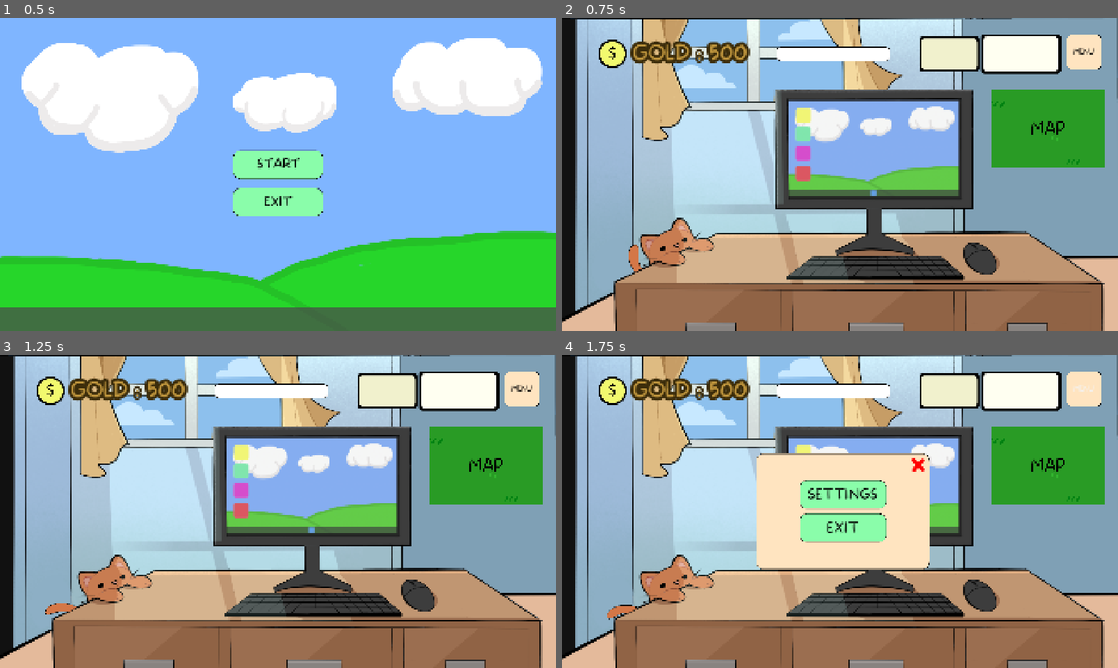
Above: before the commit, frames 1-4 (two rows, left to right).
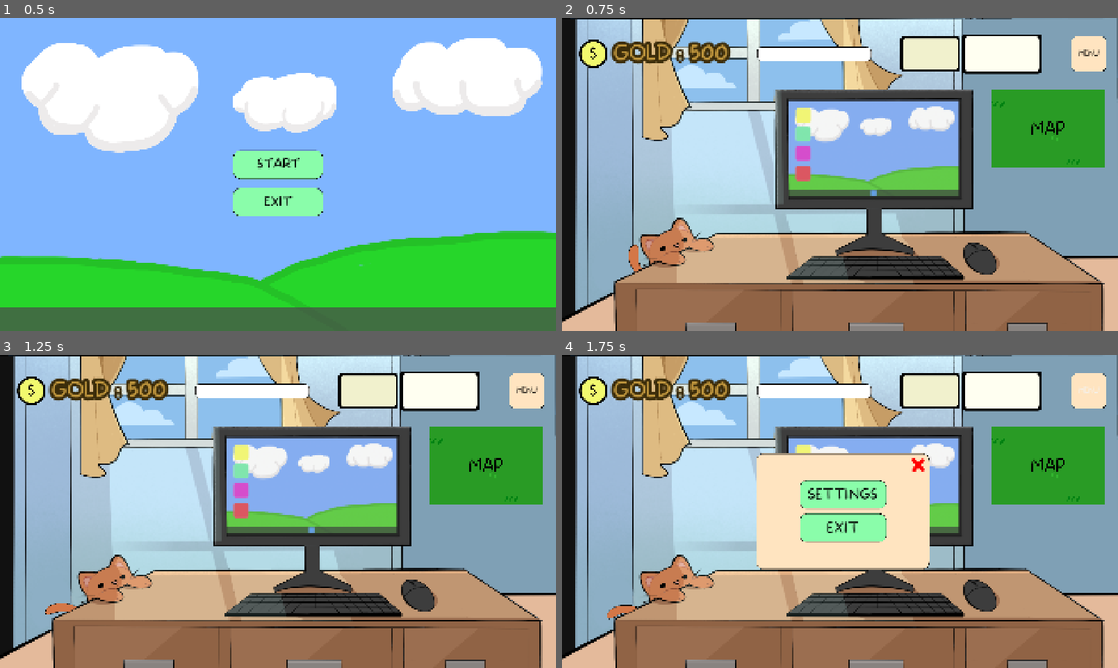
Above: after the commit, the same moments.

Repository: Gray-Alec58/gam-capstone
Game: Godot game, scene res://Scenes/start_screen.tscn
Two runs of this game, one before a commit and one after it. Both use one fixed random seed, a clock stepped at 60 frames per second and the inputs below.
Inputs:
- Up to frame 1 (0.5 s): no input
- Up to frame 2 (0.75 s): click "START" at 0.5 s
- Up to frame 3 (1.25 s): no input
- Up to frame 4 (1.75 s): click "MENU" at 1.25 s

Frame 1 is identical in both runs. In frame 2, 4.0% of the frame differs, in the area x 3-98%, y 5-18%; in frame 3, 4.0%; in frame 4, 4.0%.

Commit message:
moved menu button into info bar
small change

Diff:
--- a/Scenes/office_ui.tscn
+++ b/Scenes/office_ui.tscn
@@ -14,36 +14,36 @@
 [ext_resource type="Texture2D" uid="uid://c7v82mmkf51xb" path="res://Art/UI_Exports/InfoBar/YearBox.png" id="11_uloks"]
 [ext_resource type="Texture2D" uid="uid://botjgi14ds21y" path="res://Art/UI_Exports/InfoBar/MonthDayBox.png" id="12_p4v6u"]
 
+[sub_resource type="StyleBoxTexture" id="StyleBoxTexture_2kmgm"]
+texture = ExtResource("5_gqs03")
+
+[sub_resource type="StyleBoxTexture" id="StyleBoxTexture_kxbuo"]
+texture = ExtResource("6_telyj")
+texture_margin_left = 15.0
+texture_margin_top = 15.0
+texture_margin_right = 15.0
+texture_margin_bottom = 15.0
+
+[sub_resource type="StyleBoxTexture" id="StyleBoxTexture_5khfc"]
+texture = ExtResource("7_gct34")
+texture_margin_left = 15.0
+texture_margin_top = 15.0
+texture_margin_right = 15.0
+texture_margin_bottom = 15.0
+
+[sub_resource type="StyleBoxTexture" id="StyleBoxTexture_0subj"]
+texture = ExtResource("8_1mcr0")
+texture_margin_left = 15.0
+texture_margin_top = 15.0
+texture_margin_right = 15.0
+texture_margin_bottom = 15.0
+
 [sub_resource type="StyleBoxTexture" id="StyleBoxTexture_1ofqy"]
 texture = ExtResource("2_tjp44")
 texture_margin_left = 10.0
 texture_margin_top = 10.0
 texture_margin_right = 10.0
 texture_margin_bottom = 10.0
-
-[sub_resource type="StyleBoxTexture" id="StyleBoxTexture_2kmgm"]
-texture = ExtResource("5_gqs03")
-
-[sub_resource type="StyleBoxTexture" id="StyleBoxTexture_kxbuo"]
-texture = ExtResource("6_telyj")
-texture_margin_left = 15.0
-texture_margin_top = 15.0
-texture_margin_right = 15.0
-texture_margin_bottom = 15.0
-
-[sub_resource type="StyleBoxTexture" id="StyleBoxTexture_5khfc"]
-texture = ExtResource("7_gct34")
-texture_margin_left = 15.0
-texture_margin_top = 15.0
-texture_margin_right = 15.0
-texture_margin_bottom = 15.0
-
-[sub_resource type="StyleBoxTexture" id="StyleBoxTexture_0subj"]
-texture = ExtResource("8_1mcr0")
-texture_margin_left = 15.0
-texture_margin_top = 15.0
-texture_margin_right = 15.0
-texture_margin_bottom = 15.0
 
 [node name="OfficeUI" type="Control" unique_id=1844209491]
 layout_mode = 3
@@ -66,25 +66,6 @@
 theme_override_constants/margin_right = 30
 theme_override_constants/margin_bottom = 30
 
-[node name="HBoxContainer" type="HBoxContainer" parent="MarginContainer" unique_id=173315675]
-layout_mode = 2
-size_flags_horizontal = 8
-size_flags_vertical = 0
-theme_override_constants/separation = 500
-
-[node name="MenuButton" type="Button" parent="MarginContainer/HBoxContainer" unique_id=267222431]
-custom_minimum_size = Vector2(125, 125)
-layout_mode = 2
-size_flags_horizontal = 8
-size_flags_vertical = 4
-theme_override_colors/font_color = Color(0, 0, 0, 1)
-theme_override_fonts/font = ExtResource("1_dyv43")
-theme_override_font_sizes/font_size = 24
-theme_override_styles/normal = SubResource("StyleBoxTexture_1ofqy")
-theme_override_styles/pressed = SubResource("StyleBoxTexture_1ofqy")
-theme_override_styles/hover = SubResource("StyleBoxTexture_1ofqy")
-text = "MENU"
-
 [node name="MenuWindow" type="NinePatchRect" parent="MarginContainer" unique_id=1885412971]
 unique_name_in_owner = true
 visible = false
@@ -153,9 +134,8 @@
 
 [node name="InfoBarContainer" type="MarginContainer" parent="MarginContainer" unique_id=1853016683]
 layout_mode = 2
-size_flags_horizontal = 0
 size_flags_vertical = 0
-theme_override_constants/margin_left = 50
+theme_override_constants/margin_right = 0
 
 [node name="HBoxContainer" type="HBoxContainer" parent="MarginContainer/InfoBarContainer" unique_id=841985958]
 layout_mode = 2
@@ -204,6 +184,19 @@
 texture = ExtResource("12_p4v6u")
 stretch_mode = 4
 
-[connection signal="pressed" from="MarginContainer/HBoxContainer/MenuButton" to="." method="_on_menu_button_pressed"]
+[node name="MenuButton" type="Button" parent="MarginContainer/InfoBarContainer/HBoxContainer" unique_id=267222431]
+custom_minimum_size = Vector2(125, 125)
+layout_mode = 2
+size_flags_horizontal = 8
+size_flags_vertical = 4
+theme_override_colors/font_color = Color(0, 0, 0, 1)
+theme_override_fonts/font = ExtResource("1_dyv43")
+theme_override_font_sizes/font_size = 24
+theme_override_styles/normal = SubResource("StyleBoxTexture_1ofqy")
+theme_override_styles/pressed = SubResource("StyleBoxTexture_1ofqy")
+theme_override_styles/hover = SubResource("StyleBoxTexture_1ofqy")
+text = "MENU"
+
 [connection signal="pressed" from="MarginContainer/MenuWindow/MarginContainer/CloseMenuButton" to="." method="_on_close_menu_button_pressed"]
 [connection signal="pressed" from="MarginContainer/MenuWindow/MarginContainer/ButtonContainer/ExitButton" to="." method="_on_exit_button_pressed"]
+[connection signal="pressed" from="MarginContainer/InfoBarContainer/HBoxContainer/MenuButton" to="." method="_on_menu_button_pressed"]
